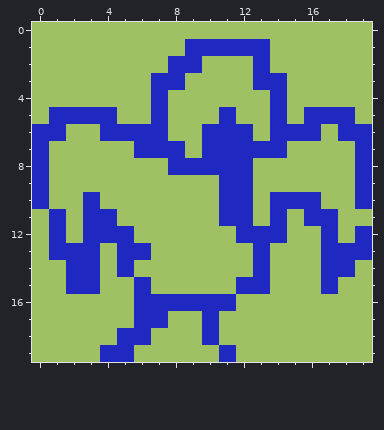
A pixel-art sprite gets an edit: ultralight/assets/images/birdFlap1.png. The picture above was drawn from the file before the commit.
The file is 20x20 pixels.
After:
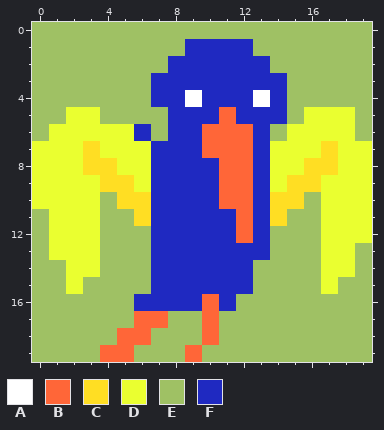
Palette (. is transparent): A #ffffff  B #ff6638  C #ffde23  D #eaff30  E #9fc164  F #1f29c1
Commit message: bird and jump animations
Edits made:
Colour E gives way to colour A in row 4 at x 9 and 13.
Colour E gives way to colour B in row 19 at x 9.
Colour F gives way to colour B in row 5 at x 11; in rows 6 to 7 at x 10 to 12; in rows 8 to 10 at x 11 to 12; in rows 11 to 12 at x 12; in row 16 at x 10; in row 17 at x 6 to 7 and 10.
Colour F gives way to colour B in row 18 at x 5 to 6 and 10; in row 19 at x 4 to 5.
Colour E gives way to colour C in row 7 at x 3 and 17; in row 8 at x 3 to 4 and 16 to 17; in row 9 at x 4 to 5 and 15 to 16; in row 10 at x 5 to 6; in row 11 at x 6.
Colour F gives way to colour C in row 10 at x 14 to 15; in row 11 at x 14.
Colour E gives way to colour D in row 6 at x 2 to 3 and 17; in row 7 at x 1 to 2, 4 to 5, 15 to 16 and 18; in row 8 at x 1 to 2, 5 to 6, 14 to 15 and 18; in row 9 at x 1 to 3, 6, 14 and 17 to 18; in row 10 at x 1 to 2 and 17 to 18; in row 11 at x 2 and 18 to 19.
Colour E gives way to colour D in row 12 at x 2 and 18.
Colour F gives way to colour D in row 5 at x 2 to 3 and 16 to 18; in row 6 at x 1, 4 to 5, 15 to 16 and 18; in row 7 at x 0, 6, 14 and 19; in rows 8 to 9 at x 0 and 19; in row 10 at x 0, 3 and 19; in row 11 at x 1, 3 and 17.
Colour F gives way to colour D in row 12 at x 1, 3, 17 and 19; in row 13 at x 1 to 3 and 17 to 18; in row 14 at x 2 to 3 and 17 to 18; in row 15 at x 2 and 17.
Colour F gives way to colour E in row 1 at x 13; in row 5 at x 1, 4 and 7; in row 6 at x 0, 7, 14 and 19; in row 10 at x 16; in row 11 at x 4 and 16; in row 12 at x 4 to 5 and 14.
Colour F gives way to colour E in row 13 at x 5 to 6 and 19; in row 14 at x 5 and 13; in row 15 at x 3, 6 and 13; in row 19 at x 11.
Colour E gives way to colour F in row 2 at x 10 to 12; in row 3 at x 9 to 12; in row 4 at x 8 and 10 to 12; in row 5 at x 8 to 10 and 12 to 13; in row 6 at x 8 to 9 and 13; in row 7 at x 9.
Colour E gives way to colour F in row 8 at x 7 and 13; in rows 9 to 11 at x 7 to 10 and 13; in row 12 at x 7 to 11; in rows 13 to 14 at x 7 to 12; in row 15 at x 7 to 11.
Changed places in both pictures, as pixel boxes (x1, y1, x2, y2):
changed: (32, 39, 372, 362)
